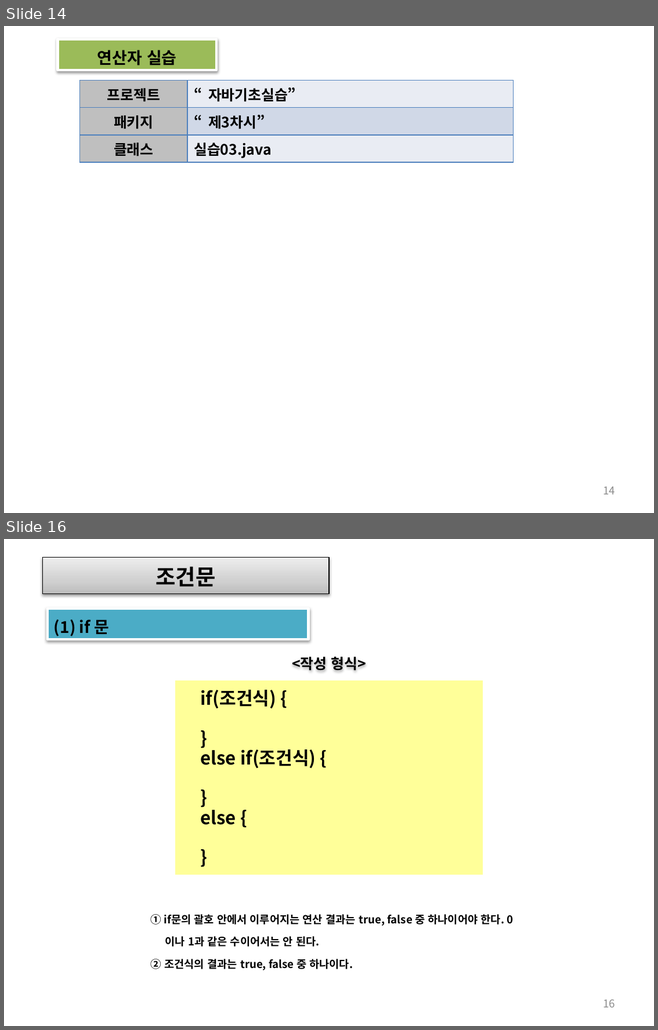
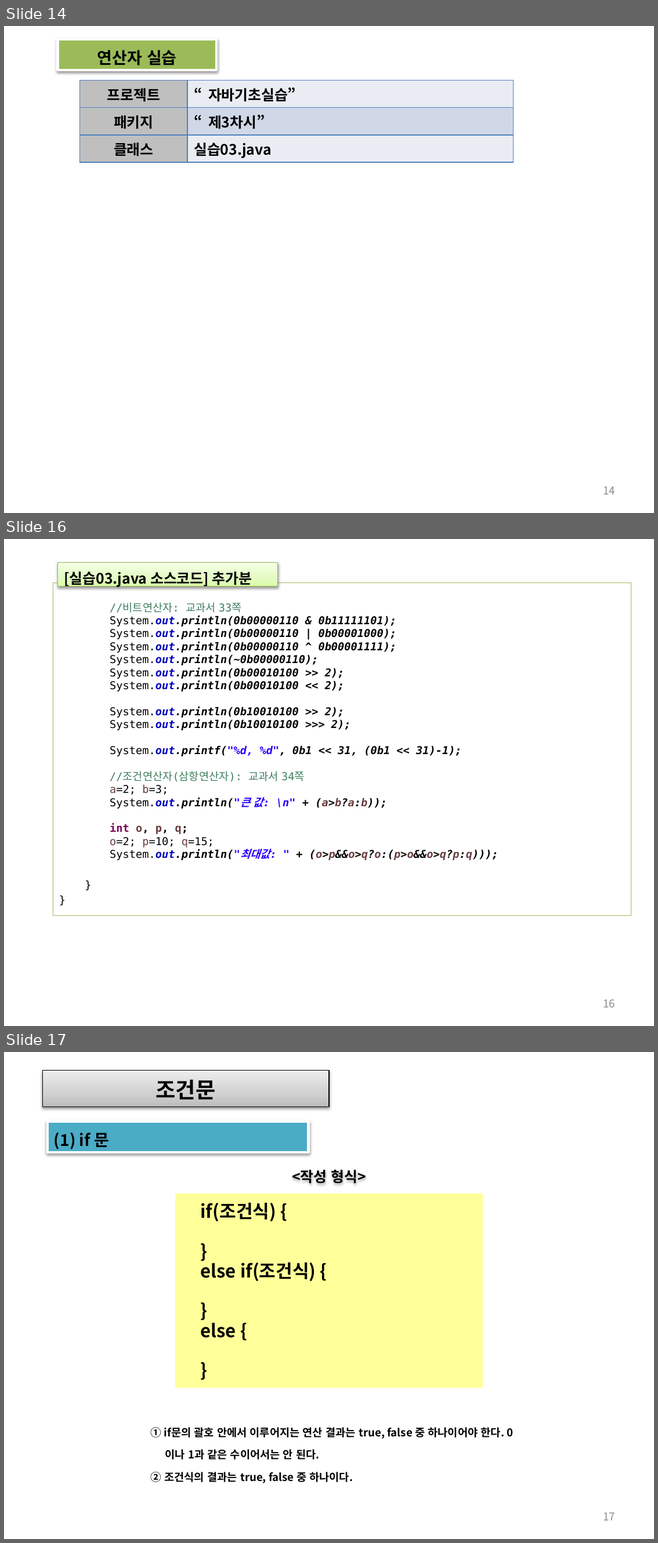
Before and after one commit to histime7/2018JavaClassroom, a slide deck: 수업자료/06_자바 기본 문법.pptx. Shown one above the other, each under a label of ours: slides 14 and 16 before the commit, slides 14, 16 and 17 after it; the slides between them are not shown. The pictures are 658x1030 and 658x1543 pixels, drawn with LibreOffice and Linux fonts; fonts in the diff are those of the drawing. Boxes give left, top, right and bottom in pixels: in the first picture for what was removed or moved away, otherwise in the second. Text is boxed around its words. In the diff, an @@ line names an element or a change of style, - is before the commit and + after.

```diff
--- a/수업자료/06_자바 기본 문법.pptx
+++ b/수업자료/06_자바 기본 문법.pptx
@@ slide 16 added at (4, 539, 654, 1026), background #FFFFFF @@
@@ rectangle added at (58, 562, 278, 587), fill gradient #DAFDA7 to #E4FCC2 to #F5FFE7, outline #98B955 0.75 pt, 16 pt, text #000000, bold @@
+[실습03.java 소스코드] 추가분
@@ rectangle added at (53, 583, 631, 916), fill #FFFFFF, outline #9BBB59 0.25 pt, 12 pt, text #000000, bold, italic @@
+//비트연산자: 교과서 33쪽
+System.out.println(0b00000110 & 0b11111101);
+System.out.println(0b00000110 | 0b00001000);
+System.out.println(0b00000110 ^ 0b00001111);
+System.out.println(~0b00000110);
+System.out.println(0b00010100 >> 2);
+System.out.println(0b00010100 << 2);
+System.out.println(0b10010100 >> 2);
+System.out.println(0b10010100 >>> 2);
+System.out.printf("%d, %d", 0b1 << 31, (0b1 << 31)-1);
+//조건연산자(삼항연산자): 교과서 34쪽
+a=2; b=3;
+System.out.println("큰 값: \n" + (a>b?a:b));
+int o, p, q;
+o=2; p=10; q=15;
+System.out.println("최대값: " + (o>p&&o>q?o:(p>o&&o>q?p:q)));
+}
+}
@@ page number added at (603, 1000, 615, 1008), 12 pt, text #8C8C8C @@
+16
@@ what was slide 16 is now slide 17 @@
@@ page number at (603, 1513, 615, 1521): text changed @@
-16
+17
```
Also in this commit, not shown: 1 slide changed.
